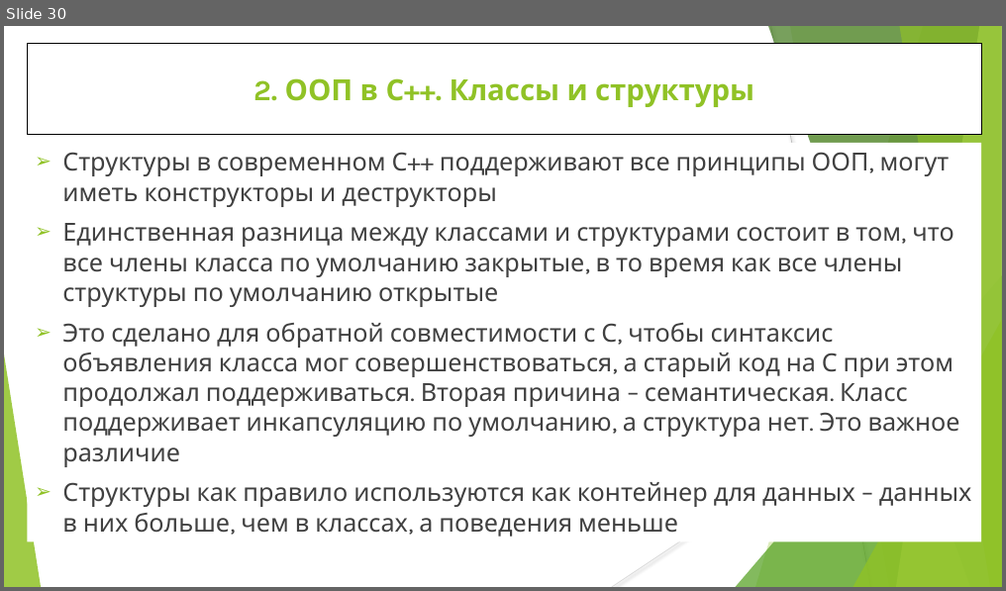
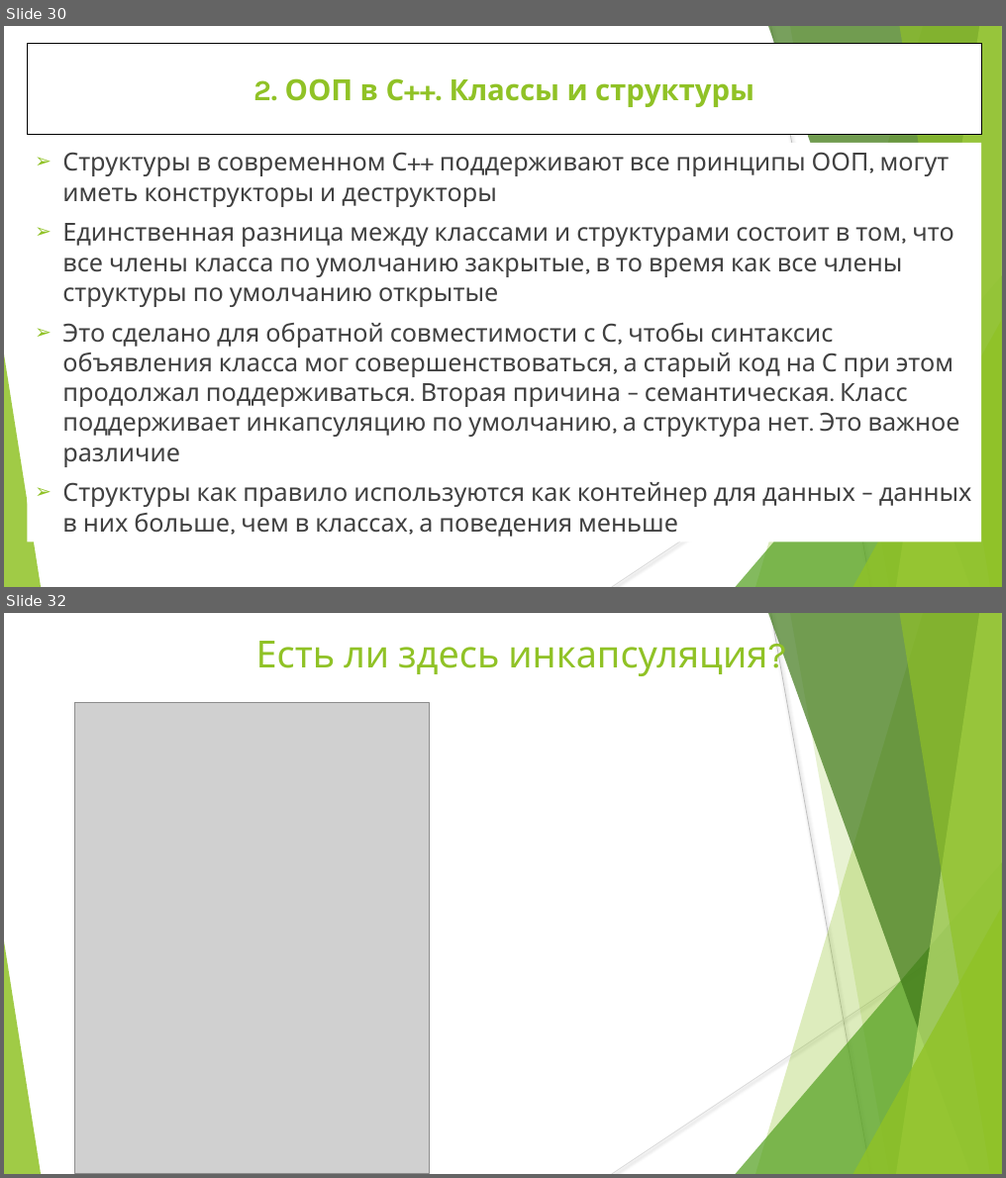
Before and after one commit to WhiteCatStudies/lectures, a slide deck: pt1/lectures/lecture1/lecture1.pptx. Shown one above the other, each under a label of ours: slide 30 before the commit, slides 30 and 32 after it; the slides between them are not shown. The pictures are 1006x591 and 1006x1178 pixels, drawn with LibreOffice and Linux fonts; fonts in the diff are those of the drawing; grey boxes stand for pictures. Boxes give left, top, right and bottom in pixels: in the first picture for what was removed or moved away, otherwise in the second. Text is boxed around its words. In the diff, an @@ line names an element or a change of style, - is before the commit and + after.

```diff
--- a/pt1/lectures/lecture1/lecture1.pptx
+++ b/pt1/lectures/lecture1/lecture1.pptx
@@ slide 32 added at [4,613,1002,1174], background #FFFFFF; not listed: 10 template elements that a slide beside it also shows @@
@@ title added at [256,641,767,676], 36 pt, text #90C226 @@
+Есть ли здесь инкапсуляция?
@@ picture added at [74,703,430,1173] @@
```
Also in this commit, not shown: 5 slides changed, 1 other slide added, 1 other file.
